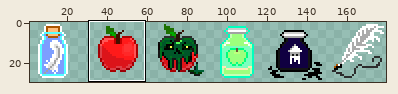
Two states of a sprite sheet, Assets/Images/InventoryIcons3.png. Above, an overview of the earlier version with the close-up marked.
Close-up. The starting point:
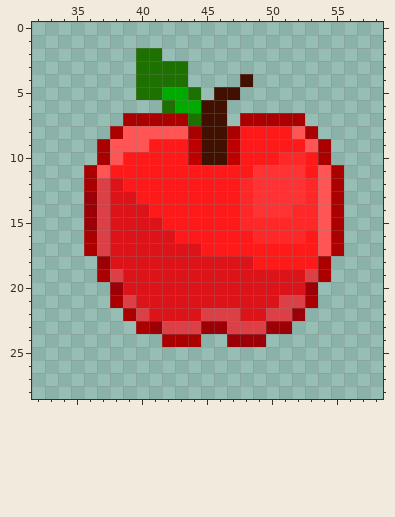
The file is 180x30 pixels. Colours within 5 levels of each other are drawn and written as one. Shown: x 32..58, y 0..28. The wide view leaves out empty margins. The commit also changed other parts of the picture, which this record leaves out.
Once edited:
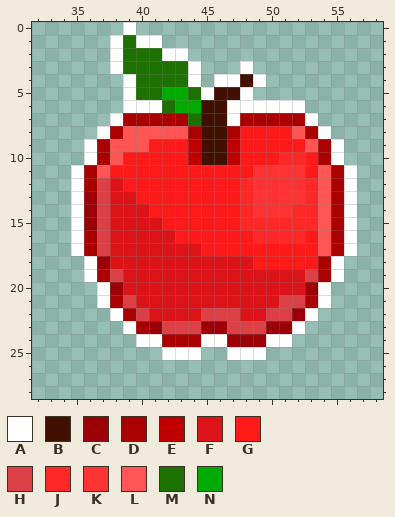
Palette (. is transparent): A #ffffff  B #411000  C #9c0007  D #aa0000  E #bf0000  F #dc141a  G #ff1a1a  H #dc4047  J #ff2828  K #ff3333  L #ff5555  M #1c7100  N #00aa00
The exact change:
y 0: x 39 . -> A
y 1: x 38..41 .... -> AMAA
y 2: x 38..39 .. -> AM; x 42..43 .. -> AA
y 3: x 38..39 .. -> AM; x 44 . -> A; x 48 . -> A
y 4: x 39 . -> A; x 44 . -> A; x 46..47 .. -> AA; x 49 . -> A
y 5: x 39 . -> A; x 45 . -> A; x 48 . -> A
y 6: x 39..41 ... -> AAA; x 47..52 ...... -> AAAAAA
y 7: x 38 . -> A; x 47 . -> A; x 53 . -> A
y 8: x 37 . -> A; x 54 . -> A
y 9..10: x 36 . -> A; x 55 . -> A
y 11..17: x 35 . -> A; x 56 . -> A
y 18..19: x 36 . -> A; x 55 . -> A
y 20..21: x 37 . -> A; x 54 . -> A
y 22: x 38 . -> A; x 53 . -> A
y 23: x 39 . -> A; x 52 . -> A
y 24: x 40..41 .. -> AA; x 45..46 .. -> AA; x 50..51 .. -> AA
y 25: x 42..44 ... -> AAA; x 47..49 ... -> AAA
